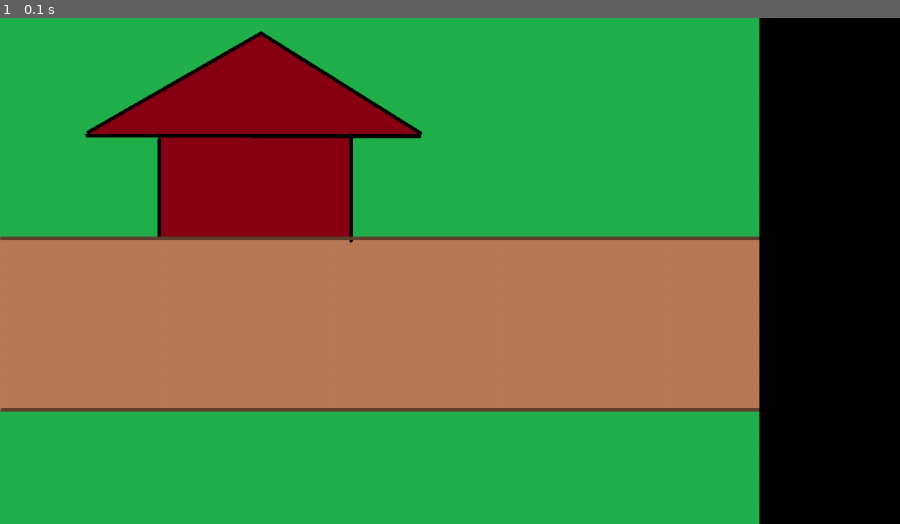
Above: before the commit, frame 1.
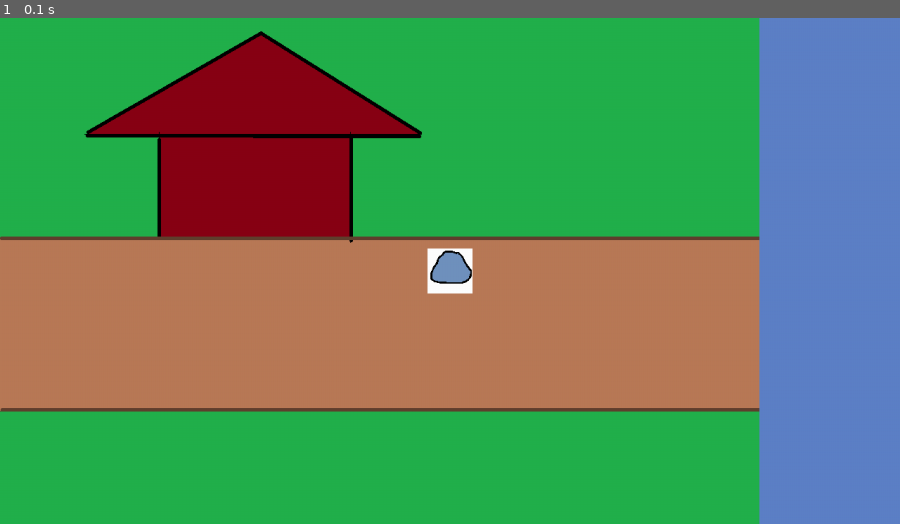
Above: after the commit, the same moment.

Repository: CharlesHsu-noob/fuckUpygame
Game: pygame game, started from test_Star1nDream/test3.py
The game is run twice, just before and just after one commit, with the same random seed, the same clock (stepped at 60 frames per second) and the same inputs.
Inputs:
- Up to frame 1 (0.1 s): no input

The runs differ from the first frame. In frame 1, 16% of the frame differs, in the area x 47-100%, y 0-100%.

Commit message:
tell me why

Diff:
--- a/test_Star1nDream/test3.py
+++ b/test_Star1nDream/test3.py
@@ -1,4 +1,5 @@
 import  pygame as pg
+import math
 pg.init()
 
 width,height= pg.display.Info().current_w, pg.display.Info().current_h
@@ -8,27 +9,59 @@
 pg.display.set_caption("test3")
 pg.display.set_icon(icon)
 
-#bg=pg.Surface(screen.get_size())
-#bg=bg.convert()
-#bg.fill((93, 129, 199))
+bg=pg.Surface(screen.get_size())
+bg=bg.convert()
+bg.fill((93, 129, 199))
 bgi=pg.image.load(r"test_Star1nDream/image/test3-1.png").convert()
+screen.blit(bg,(0,0))
 screen.blit(bgi,(0,0))
 pg.display.update()
 
 class player():
-    def __init__(self):
+
+    def __init__(self,picpath):
         super().__init__()
-        self.image=[pg.image.load(r"test_Star1nDream/image/test3-2.png").convert_alpha(),
-                    pg.image.load(r"test_Star1nDream/image/test3-3.png").convert_alpha()]
-        self.rect=self.image.get_rect(center=(width//2,height//2))
-    def update(self):
-        screen.blit(self.image[0],self.rect)
+        self.image=pg.image.load(picpath).convert_alpha()
+        self.rect=self.image.get_rect(center=(width/2, height/2))
+    def face(self):
+        event = pg.event.poll()
+        if event.type == pg.KEYDOWN:
+            if event.key == pg.K_d:
+                return 0
+            elif event.key == pg.K_w:
+                return 1
+            elif event.key == pg.K_a:
+                return 2
+            elif event.key == pg.K_s:
+                return 3
+    def move(self):
+        keys=pg.key.get_pressed()
+        if keys[pg.K_w] or keys[pg.K_a] or keys[pg.K_s] or keys[pg.K_d]:
+            nx=self.rect.x+math.cos(math.pi*self.face()/2)*5
+            ny=self.rect.y-math.sin(math.pi*self.face()/2)*5
+            if nx>=0 and nx<=width and ny>=0 and ny<=height:
+                self.rect.x=nx
+                self.rect.y=ny
+    def draw(self):
+        screen.blit(self.image,self.rect)
+
+
+
+
 
 
 
 #Main
-running= True
+#rock_path=[pg.image.load(r"test_Star1nDream/image/test3-2.png").convert_alpha(),
+               #pg.image.load(r"test_Star1nDream/image/test3-3.png").convert_alpha()]
+rock=player("test_Star1nDream/image/test3-2.png")
+
+running=True
+
 while running:
+    rock.move()
+    rock.draw()
+    pg.display.update()
     for event in pg.event.get():
         if event.type==pg.QUIT:
             running=False
